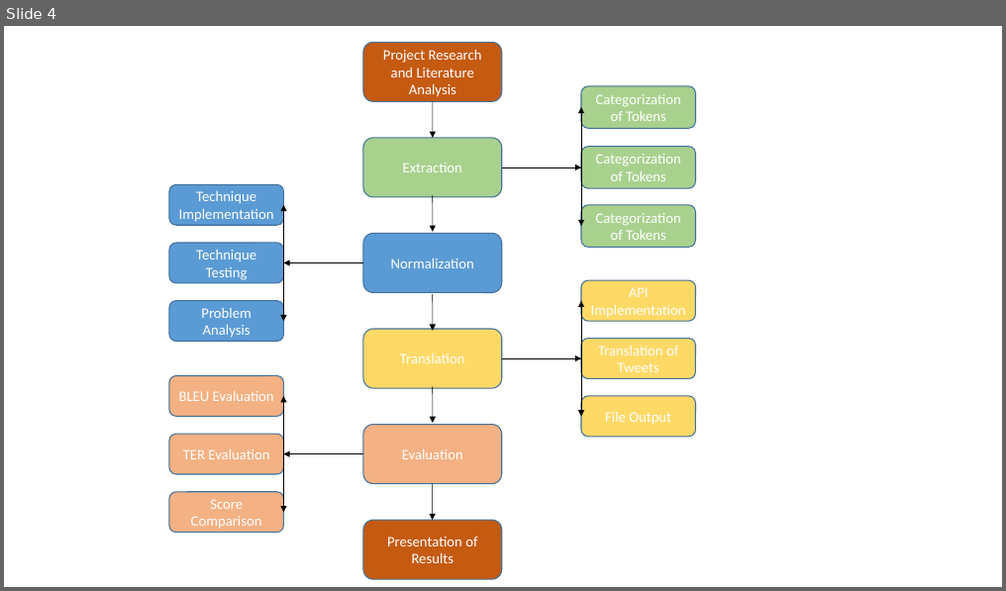
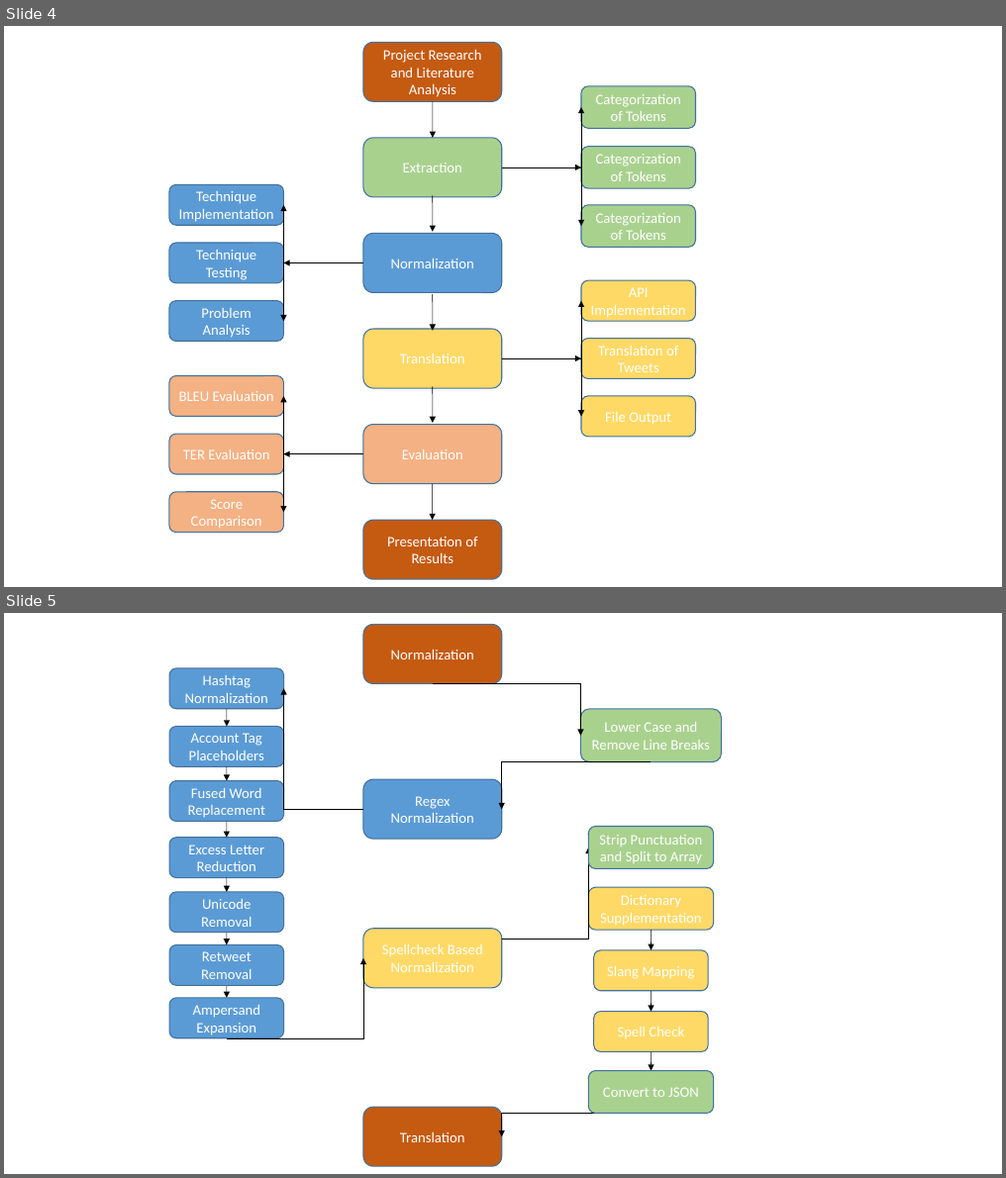
Before and after one commit to alexburley/Fixing-Twitter, a slide deck: Diagrams/Program Structure.odp. Shown one above the other, each under a label of ours: slide 4 before the commit, slides 4 and 5 after it. The pictures are 1006x591 and 1006x1178 pixels, drawn with LibreOffice and Linux fonts; fonts in the diff are those of the drawing. Boxes give left, top, right and bottom in pixels: in the first picture for what was removed or moved away, otherwise in the second. Text is boxed around its words. In the diff, an @@ line names an element or a change of style, - is before the commit and + after.

```diff
--- a/Diagrams/Program Structure.odp
+++ b/Diagrams/Program Structure.odp
@@ slide 5 added at (4,613,1002,1174), background #FFFFFF @@
@@ freeform shape added at (363,624,502,683), fill #C55A11, outline #41719C 0.99 pt, 14 pt, text #FFFFFF @@
+Normalization
@@ freeform shape added at (169,668,284,709), fill #5B9BD5, outline #41719C 0.99 pt, 14 pt, text #FFFFFF @@
+Hashtag Normalization
@@ elbow arrow added from (363, 809) to (284, 688), #000000 0.51 pt @@
@@ elbow arrow added from (433, 684) to (580, 736), #000000 0.51 pt @@
@@ freeform shape added at (169,726,284,766), fill #5B9BD5, outline #41719C 0.99 pt, 14 pt, text #FFFFFF @@
+Account Tag Placeholders
@@ arrow added from (227, 709) to (227, 726), #000000 0.51 pt @@
@@ freeform shape added at (580,709,721,761), fill #A9D18E, outline #41719C 0.99 pt, 14 pt, text #FFFFFF @@
+Lower Case and Remove Line Breaks
@@ freeform shape added at (169,780,284,821), fill #5B9BD5, outline #41719C 0.99 pt, 14 pt, text #FFFFFF @@
+Fused Word Replacement
@@ arrow added from (227, 767) to (227, 780), #000000 0.51 pt @@
@@ freeform shape added at (363,779,502,839), fill #5B9BD5, outline #41719C 0.99 pt, 14 pt, text #FFFFFF @@
+Regex Normalization
@@ elbow arrow added from (650, 761) to (502, 809), #000000 0.51 pt @@
@@ freeform shape added at (169,838,284,878), fill #5B9BD5, outline #41719C 0.99 pt, 14 pt, text #FFFFFF @@
+Excess Letter Reduction
@@ arrow added from (227, 821) to (227, 838), #000000 0.51 pt @@
@@ elbow arrow added from (502, 940) to (589, 848), #000000 0.51 pt @@
@@ freeform shape added at (589,827,714,869), fill #A9D18E, outline #41719C 0.99 pt, 14 pt, text #FFFFFF @@
+Strip Punctuation and Split to Array
@@ arrow added from (227, 878) to (227, 892), #000000 0.51 pt @@
@@ freeform shape added at (169,892,284,933), fill #5B9BD5, outline #41719C 0.99 pt, 14 pt, text #FFFFFF @@
+Unicode Removal
@@ freeform shape added at (589,888,714,931), fill #FFD966, outline #41719C 0.99 pt, 14 pt, text #FFFFFF @@
+Dictionary Supplementation
@@ arrow added from (227, 933) to (227, 946), #000000 0.51 pt @@
@@ freeform shape added at (363,929,502,988), fill #FFD966, outline #41719C 0.99 pt, 14 pt, text #FFFFFF @@
+Spellcheck Based Normalization
@@ arrow added from (650, 930) to (650, 951), #000000 0.51 pt @@
@@ freeform shape added at (169,946,284,986), fill #5B9BD5, outline #41719C 0.99 pt, 14 pt, text #FFFFFF @@
+Retweet Removal
@@ elbow arrow added from (227, 1039) to (363, 959), #000000 0.51 pt @@
@@ freeform shape added at (594,951,709,991), fill #FFD966, outline #41719C 0.99 pt, 14 pt, text #FFFFFF @@
+Slang Mapping
@@ freeform shape added at (169,998,284,1039), fill #5B9BD5, outline #41719C 0.99 pt, 14 pt, text #FFFFFF @@
+Ampersand Expansion
@@ arrow added from (227, 986) to (227, 998), #000000 0.51 pt @@
@@ arrow added from (650, 991) to (650, 1012), #000000 0.51 pt @@
@@ freeform shape added at (594,1012,709,1053), fill #FFD966, outline #41719C 0.99 pt, 14 pt, text #FFFFFF @@
+Spell Check
@@ arrow added from (650, 1053) to (650, 1071), #000000 0.51 pt @@
@@ freeform shape added at (589,1071,714,1114), fill #A9D18E, outline #41719C 0.99 pt, 14 pt, text #FFFFFF @@
+Convert to JSON
@@ freeform shape added at (363,1107,502,1166), fill #C55A11, outline #41719C 0.99 pt, 14 pt, text #FFFFFF @@
+Translation
@@ elbow arrow added from (650, 1114) to (502, 1137), #000000 0.51 pt @@
```
Also in this commit, not shown: 1 slide changed, 5 other files.
